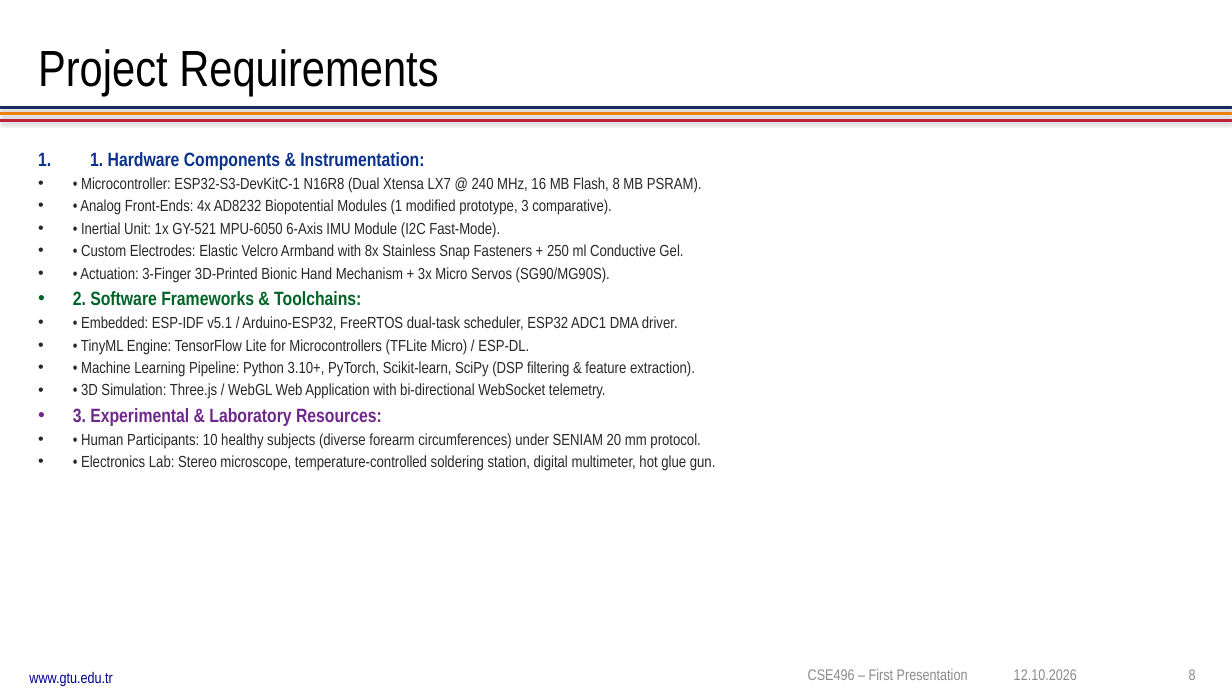
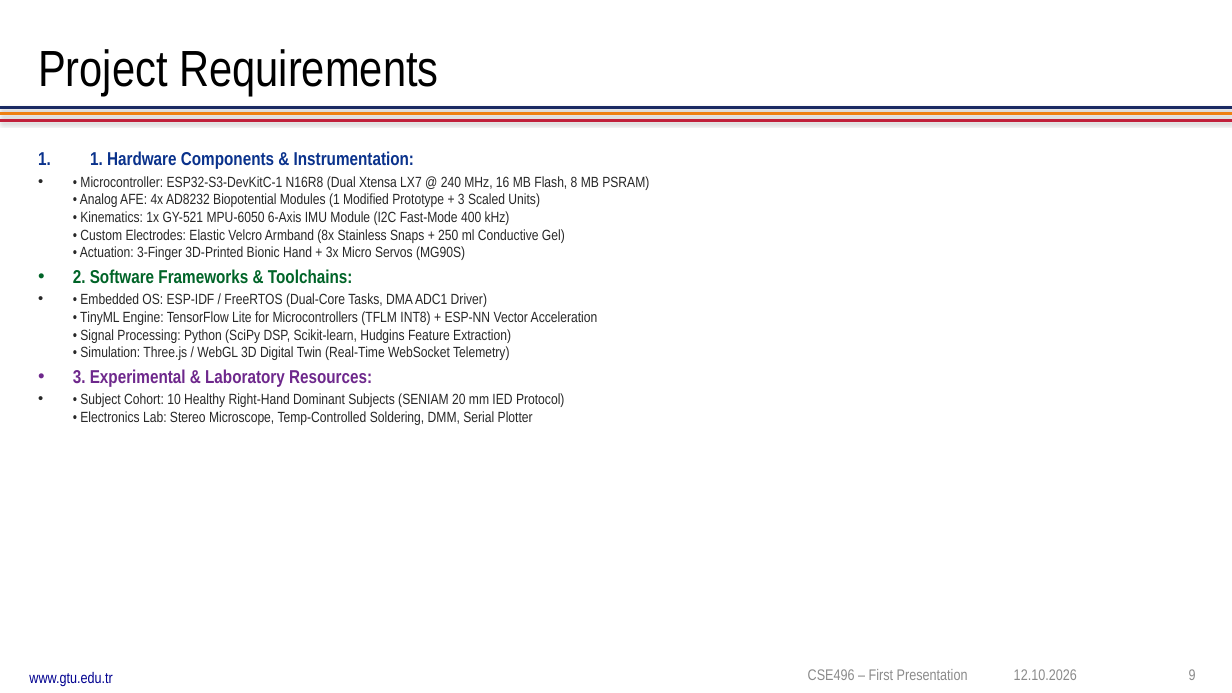
Before and after one commit to nziyak/nuada-bionic-hand-tinyml, a slide deck: slide 9 of docs/presentations/Nuada_Bionic_Hand_Project_Proposal_Presentation.pptx (slide 8 before the commit). Drawn at 1232x693 pixels with LibreOffice and Linux fonts; fonts in the diff are those of the drawing; background and template pictures are left out. Boxes give left, top, right and bottom in pixels: in the first picture for what was removed or moved away, otherwise in the second. Text is boxed around its words. In the diff, an @@ line names an element or a change of style, - is before the commit and + after.

```diff
--- a/docs/presentations/Nuada_Bionic_Hand_Project_Proposal_Presentation.pptx
+++ b/docs/presentations/Nuada_Bionic_Hand_Project_Proposal_Presentation.pptx
@@ text at bbox=[73, 151, 414, 387]: size 15 to 14.5 pt in "1. Hardware Components & Instrumentation:", "2. Software Frameworks & Toolchains:", "3. Experimental & Laboratory Resources:" @@
@@ text at bbox=[80, 176, 649, 260]: text changed; size 12.5 to 11.5 pt @@
-• • Microcontroller: ESP32-S3-DevKitC-1 N16R8 (Dual Xtensa LX7 @ 240 MHz, 16 MB Flash, 8 MB PSRAM).
-• • Analog Front-Ends: 4x AD8232 Biopotential Modules (1 modified prototype, 3 comparative).
-• • Inertial Unit: 1x GY-521 MPU-6050 6-Axis IMU Module (I2C Fast-Mode).
-• • Custom Electrodes: Elastic Velcro Armband with 8x Stainless Snap Fasteners + 250 ml Conductive Gel.
-• • Actuation: 3-Finger 3D-Printed Bionic Hand Mechanism + 3x Micro Servos (SG90/MG90S).
+• • Microcontroller: ESP32-S3-DevKitC-1 N16R8 (Dual Xtensa LX7 @ 240 MHz, 16 MB Flash, 8 MB PSRAM)
+  • Analog AFE: 4x AD8232 Biopotential Modules (1 Modified Prototype + 3 Scaled Units)
+  • Kinematics: 1x GY-521 MPU-6050 6-Axis IMU Module (I2C Fast-Mode 400 kHz)
+  • Custom Electrodes: Elastic Velcro Armband (8x Stainless Snaps + 250 ml Conductive Gel)
+  • Actuation: 3-Finger 3D-Printed Bionic Hand + 3x Micro Servos (MG90S)
@@ text at bbox=[80, 293, 598, 360]: text changed; size 12.5 to 11.5 pt @@
-• • Embedded: ESP-IDF v5.1 / Arduino-ESP32, FreeRTOS dual-task scheduler, ESP32 ADC1 DMA driver.
-• • TinyML Engine: TensorFlow Lite for Microcontrollers (TFLite Micro) / ESP-DL.
-• • Machine Learning Pipeline: Python 3.10+, PyTorch, Scikit-learn, SciPy (DSP filtering & feature extraction).
-• • 3D Simulation: Three.js / WebGL Web Application with bi-directional WebSocket telemetry.
+• • Embedded OS: ESP-IDF / FreeRTOS (Dual-Core Tasks, DMA ADC1 Driver)
+  • TinyML Engine: TensorFlow Lite for Microcontrollers (TFLM INT8) + ESP-NN Vector Acceleration
+  • Signal Processing: Python (SciPy DSP, Scikit-learn, Hudgins Feature Extraction)
+  • Simulation: Three.js / WebGL 3D Digital Twin (Real-Time WebSocket Telemetry)
@@ text at bbox=[80, 393, 564, 425]: text changed; size 12.5 to 11.5 pt @@
-• • Human Participants: 10 healthy subjects (diverse forearm circumferences) under SENIAM 20 mm protocol.
-• • Electronics Lab: Stereo microscope, temperature-controlled soldering station, digital multimeter, hot glue gun.
+• • Subject Cohort: 10 Healthy Right-Hand Dominant Subjects (SENIAM 20 mm IED Protocol)
+  • Electronics Lab: Stereo Microscope, Temp-Controlled Soldering, DMM, Serial Plotter
```
Also in this commit, not shown: 11 other slides changed, 2 slides added, 2 other files.
